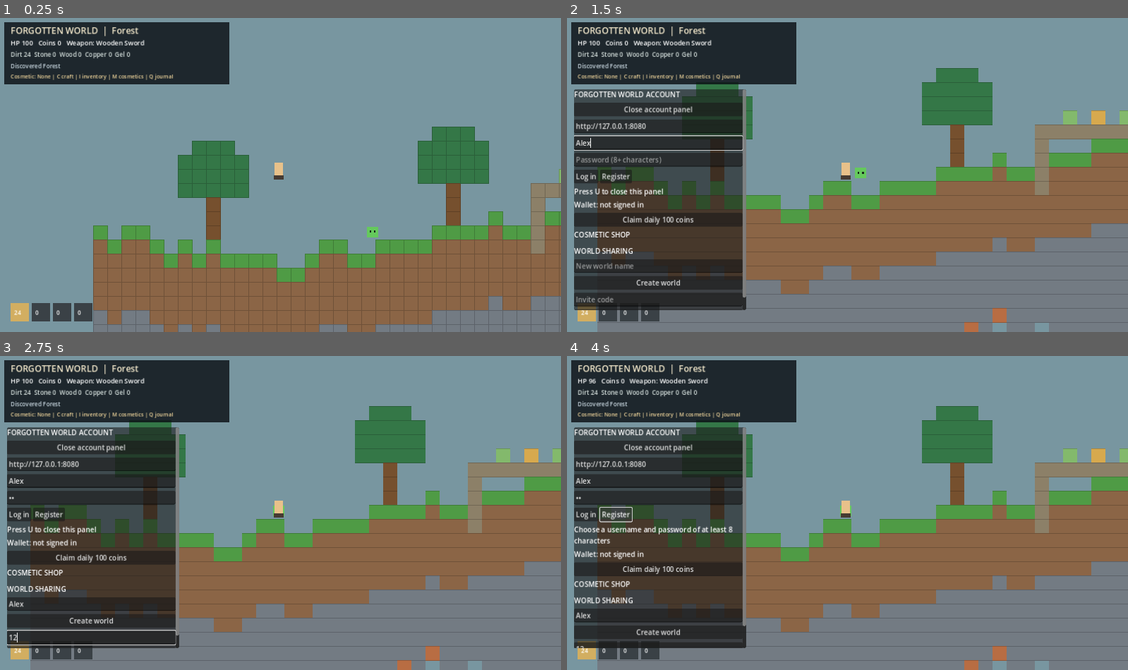
Above: before the commit, frames 1-4 (two rows, left to right).
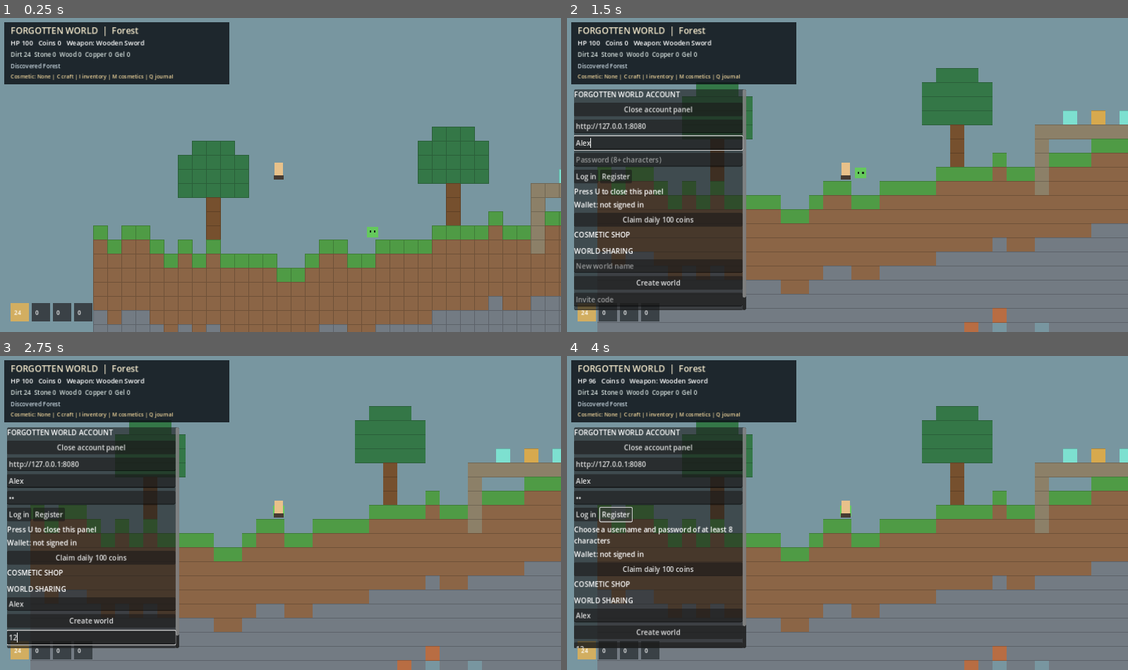
Above: after the commit, the same moments.

Repository: Jayden1337-10/Game
Game: Godot game, scene res://scenes/main.tscn
Two runs of this game, one before a commit and one after it. Both use one fixed random seed, a clock stepped at 60 frames per second and the inputs below.
Inputs (mouse positions are in pixels of both pictures, inside the frame that each line leads up to):
- Up to frame 1 (0.25 s): no input
- Up to frame 2 (1.5 s): tap Enter at 0.5 s; move the mouse to (970, 156) at 0.52 s; hold Right (ui_right) 0.53-1.25 s; tap U at 0.6 s; click (970, 156) at 0.67 s; tap Space at 0.77 s; click (656, 143) at 1.27 s; type "Alex" at 1.35 s
- Up to frame 3 (2.75 s): click (89, 497) at 1.5 s; type "12" at 1.58 s; click (89, 604) at 1.73 s; type "Alex" at 1.82 s; click (89, 638) at 2.02 s; type "12" at 2.1 s
- Up to frame 4 (4 s): click "Log in" at 2.75 s; click "Register" at 3.5 s

The runs differ from the first frame. In frame 1, less than 0.1% of the frame differs, in the area x 99-100%, y 48-53%; in frame 2, 0.2%, in the area x 88-100%, y 29-34%; in frame 3, 0.2%; in frame 4, 0.2%.

Commit message:
Add ancient guardian rune trial and rewards

Diff:
--- a/game/scripts/main.gd
+++ b/game/scripts/main.gd
@@ -11,7 +11,7 @@
 var velocity := Vector2.ZERO
 var camera_offset := Vector2.ZERO
 var blocks: Dictionary = {}
-var inventory := {"grass": 0, "dirt": 24, "stone": 0, "wood": 0, "gel": 0, "copper": 0, "crystal": 0, "ice": 0, "sand": 0, "relic": 0, "herb": 0}
+var inventory := {"grass": 0, "dirt": 24, "stone": 0, "wood": 0, "gel": 0, "copper": 0, "crystal": 0, "ice": 0, "sand": 0, "relic": 0, "herb": 0, "rune": 0}
 var equipment := {"weapon": "Wooden Sword", "head": "None", "chest": "Cloth Tunic", "legs": "None", "accessory": "None"}
 var recipes := {
     "Wooden Sword": {"wood": 8},
@@ -38,13 +38,14 @@
 var show_cosmetics := false
 var show_quests := false
 var visited_biomes: Dictionary = {}
-var quest_progress := {"wood": 0, "crystal": 0, "relic": 0, "biomes": 0}
+var quest_progress := {"wood": 0, "crystal": 0, "relic": 0, "biomes": 0, "runes": 0}
 var quest_claimed: Dictionary = {}
 var quest_definitions := {
     "woodcutter": {"label": "Helpful Hands", "goal": "wood", "target": 20, "reward": 30, "description": "Gather 20 wood"},
     "crystal_seeker": {"label": "Bright Discoveries", "goal": "crystal", "target": 12, "reward": 45, "description": "Gather 12 crystals"},
     "relic_hunter": {"label": "Lost History", "goal": "relic", "target": 8, "reward": 75, "description": "Find 8 ancient relics"},
-    "wanderer": {"label": "World Wanderer", "goal": "biomes", "target": 5, "reward": 100, "description": "Visit 5 different biomes"}
+    "wanderer": {"label": "World Wanderer", "goal": "biomes", "target": 5, "reward": 100, "description": "Visit 5 different biomes"},
+    "guardian_trial": {"label": "Ancient Guardian Trial", "goal": "runes", "target": 3, "reward": 150, "description": "Recover three ancient runes"}
 }
 var owned_cosmetics := ["None"]
 var equipped_cosmetic := "None"
@@ -155,8 +156,8 @@
             for dy in range(1, 5):
                 blocks[Vector2i(x + dx, y + dy)] = "ancient_brick"
     blocks[Vector2i(x, y - 1)] = "relic"
-    blocks[Vector2i(x - 2, y - 1)] = "herb"
-    blocks[Vector2i(x + 2, y - 1)] = "herb"
+    blocks[Vector2i(x - 2, y - 1)] = "rune"
+    blocks[Vector2i(x + 2, y - 1)] = "rune"
 
 func _spawn_enemies() -> void:
     var rng := RandomNumberGenerator.new()
@@ -385,6 +386,7 @@
             elif kind == "sand": color = Color("#d4bb78")
             elif kind == "relic": color = Color("#d7a94e")
             elif kind == "ancient_brick": color = Color("#8c8068")
+            elif kind == "rune": color = Color("#7de0d0")
             elif kind == "herb": color = Color("#83b96c")
             if cell.x >= 140 and cell.x < 280 and kind == "grass": color = Color("#739b70")
             if cell.x >= 280 and kind == "grass": color = Color("#a27b62")
@@ -469,6 +471,7 @@
     if kind == "wood": quest_key = "wood"
     elif kind == "crystal": quest_key = "crystal"
     elif kind == "relic": quest_key = "relic"
+    elif kind == "rune": quest_key = "runes"
     if quest_key.is_empty():
         return
     quest_progress[quest_key] = int(quest_progress.get(quest_key, 0)) + 1
